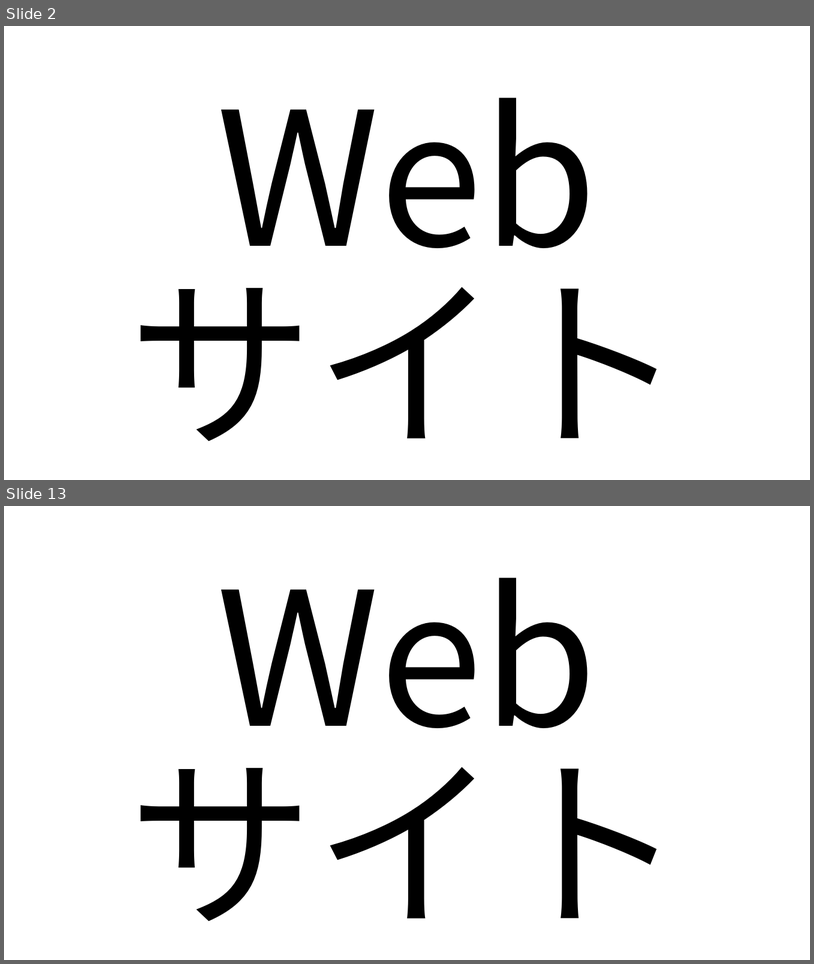
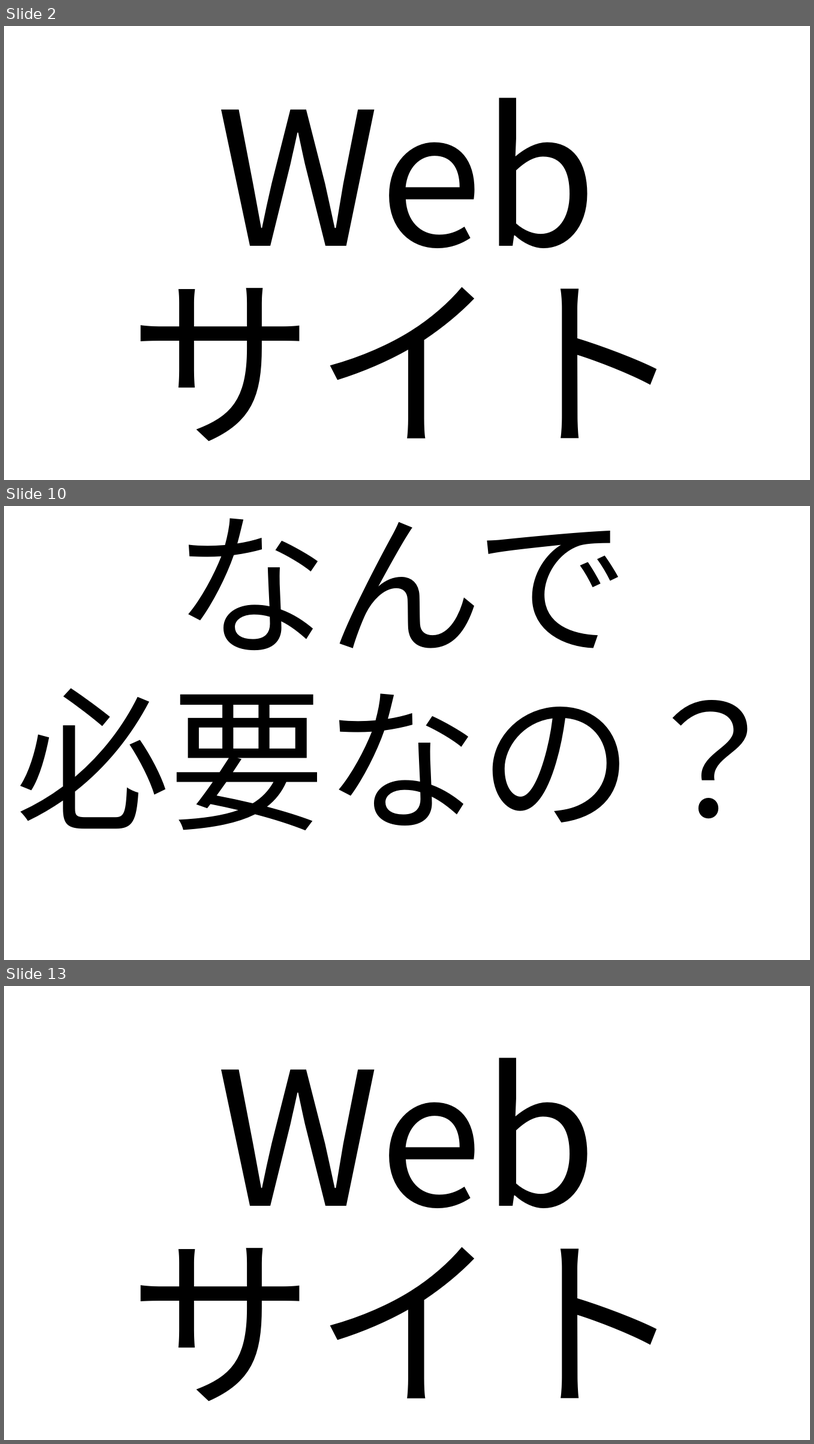
Before and after one commit to HirotakaFukkoahi/WebsiteForCEO, a slide deck: 新米社長に送るWebサイトの重要性と運用の仕方.pptx. Shown one above the other, each under a label of ours: slides 2 and 13 before the commit, slides 2, 10 and 13 after it; the slides between them are not shown. The pictures are 814x964 and 814x1444 pixels, drawn with LibreOffice and Linux fonts; fonts in the diff are those of the drawing. Boxes give left, top, right and bottom in pixels: in the first picture for what was removed or moved away, otherwise in the second. Text is boxed around its words. In the diff, an @@ line names an element or a change of style, - is before the commit and + after.

```diff
--- a/新米社長に送るWebサイトの重要性と運用の仕方.pptx
+++ b/新米社長に送るWebサイトの重要性と運用の仕方.pptx
@@ slide 10 added at <box>4,506,810,960</box>, background #FFFFFF @@
@@ text added at <box>15,518,788,830</box>, 184 pt, text #000000 @@
+なんで
+必要なの？
```
Also in this commit, not shown: 1 slide changed, 1 other slide added, 2 slides removed.
